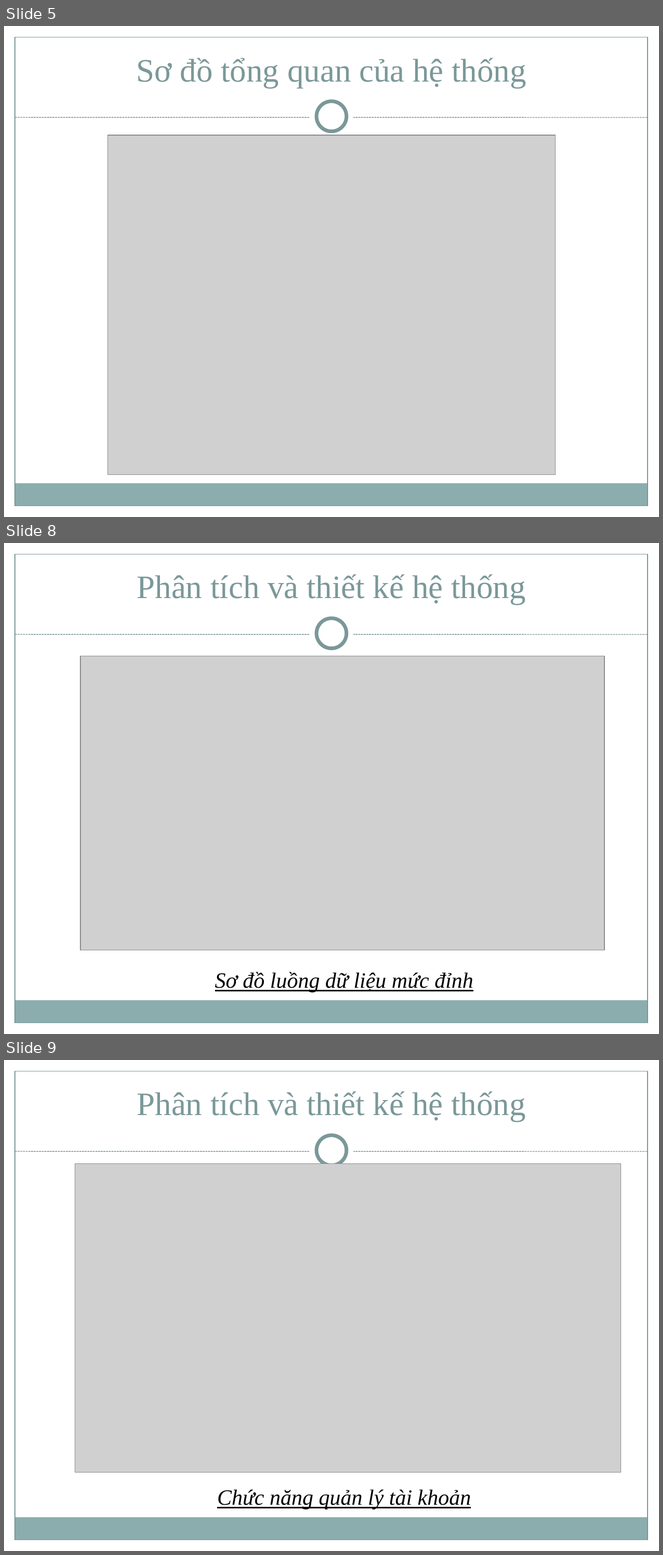
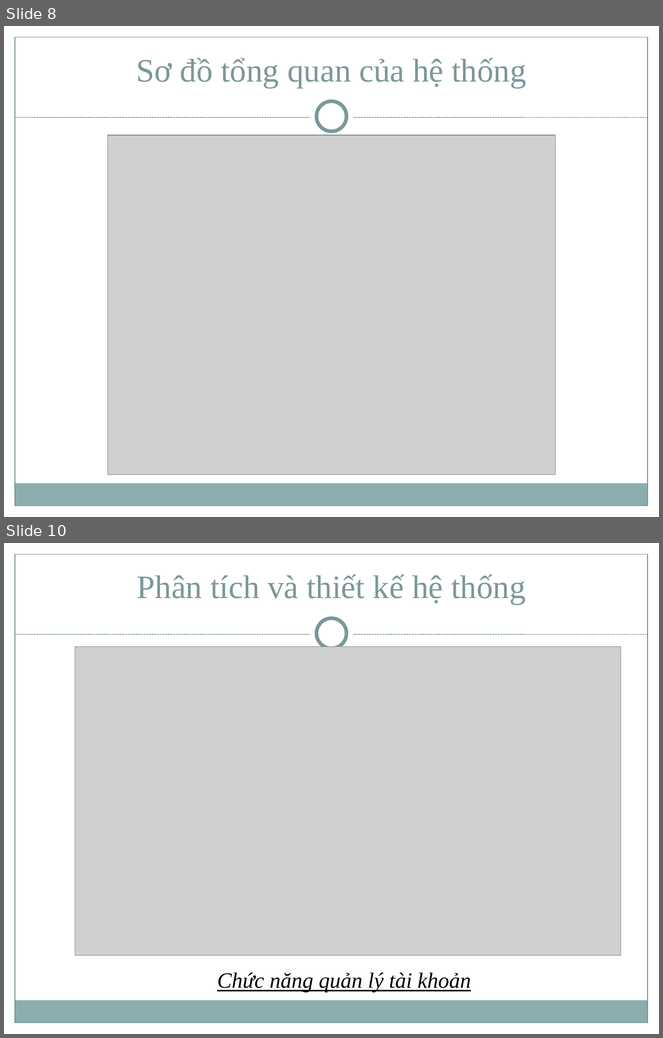
Before and after one commit to trungvdhp/netsharing, a slide deck: documents/Slide.ppt. Shown one above the other, each under a label of ours: slides 5, 8 and 9 before the commit, slides 8 and 10 after it; the slides between them are not shown. The pictures are 663x1555 and 663x1038 pixels, drawn with LibreOffice and Linux fonts; fonts in the diff are those of the drawing; grey boxes stand for pictures. Boxes give left, top, right and bottom in pixels: in the first picture for what was removed or moved away, otherwise in the second. Text is boxed around its words. In the diff, an @@ line names an element or a change of style, - is before the commit and + after.

```diff
--- a/documents/Slide.ppt
+++ b/documents/Slide.ppt
@@ slide 8 removed at (x1=4, y1=543, x2=659, y2=1034), background #FFFFFF; not listed: 8 template elements that a slide beside it also shows @@
@@ text removed at (x1=137, y1=574, x2=526, y2=605) @@
-Phân tích và thiết kế hệ thống
@@ picture removed at (x1=80, y1=656, x2=605, y2=951) @@
@@ text removed at (x1=215, y1=972, x2=474, y2=993) @@
-Sơ đồ luồng dữ liệu mức đỉnh
@@ what was slide 5 is now slide 8 @@
@@ what was slide 9 is now slide 10 @@
```
Also in this commit, not shown: 7 slides changed, 3 slides added, 4 other slides removed.
